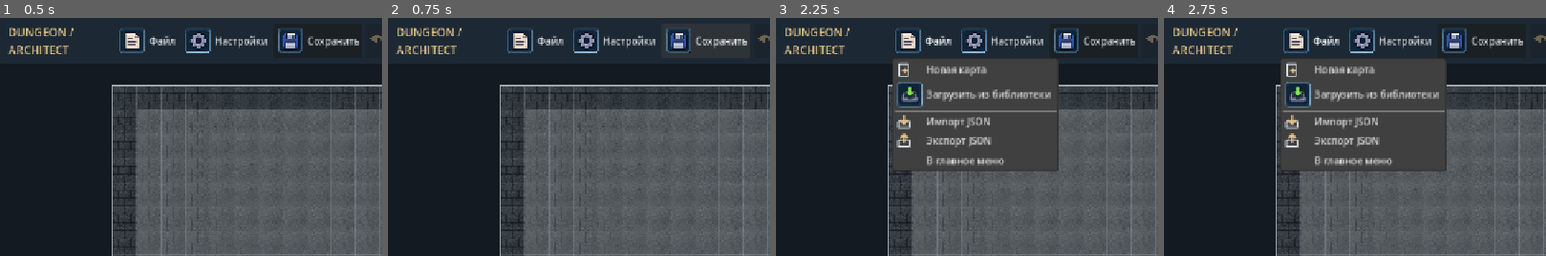
Above: before the commit, frames 1-4 (left to right).
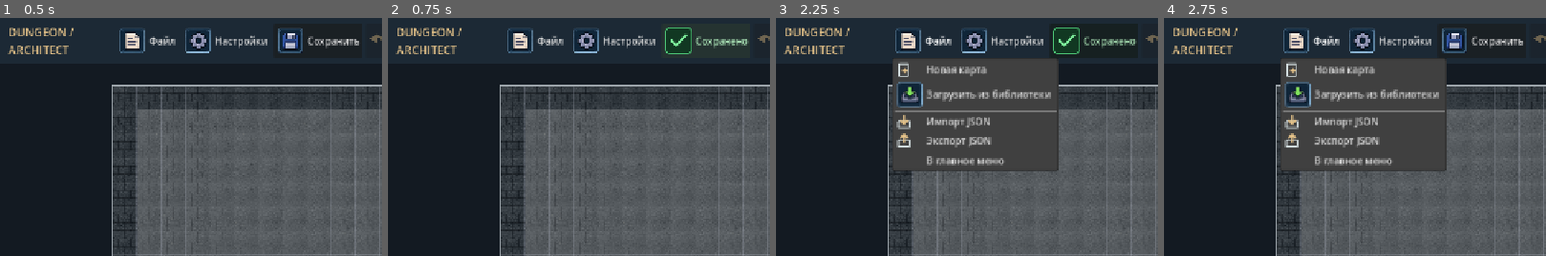
Above: after the commit, the same moments.

Repository: Warpreaktor/Dungeon-Architect
Game: Godot game, scene res://scenes/editor.tscn
The game is run twice, just before and just after one commit, with the same random seed, the same clock (stepped at 60 frames per second) and the same inputs. This scene is started directly instead of the project's main scene.
Inputs:
- Up to frame 1 (0.5 s): no input
- Up to frame 2 (0.75 s): click "Сохранить" at 0.5 s
- Up to frame 3 (2.25 s): click "Сохранить" (after the commit: "Сохранено") at 1.25 s; click "Файл" at 2 s
- Up to frame 4 (2.75 s): no input
The pictures show only the part of the screen within x 0-50%, y 0-50%; the shares and areas given below are measured in that part.

Frame 1 is identical in both runs. In frame 2, 0.9% of the frame differs, in the area x 72-95%, y 4-16%; in frame 3, 0.9%; in frame 4, nothing differs.

Commit message:
Добавлено подтверждение сохранения карты

Diff:
--- /dev/null
+++ b/assets/icons/commands/saved.svg
@@ -0,0 +1,4 @@
+<svg xmlns="http://www.w3.org/2000/svg" width="48" height="48" viewBox="0 0 48 48">
+  <rect x="2" y="2" width="44" height="44" rx="8" fill="#17382b" stroke="#68c996" stroke-width="2"/>
+  <path d="M12 24l8 8 16-17" fill="none" stroke="#a8f1c4" stroke-width="4" stroke-linecap="round" stroke-linejoin="round"/>
+</svg>
--- a/scripts/editor.gd
+++ b/scripts/editor.gd
@@ -37,6 +37,8 @@
 const MAP_SCREEN_SCENE: PackedScene = preload("res://scenes/map_screen.tscn")
 const MINI_MAP_SCENE: PackedScene = preload("res://scenes/mini_map.tscn")
 const EDITOR_SETTINGS_PATH := "user://editor_state.cfg"
+const SAVE_FEEDBACK_SECONDS := 1.25
+const SAVE_CONFIRMATION_ICON: Texture2D = preload("res://assets/icons/commands/saved.svg")
 const COMMAND_ICONS := {
 	"new": preload("res://assets/icons/commands/new.png"),
 	"save": preload("res://assets/icons/commands/save.png"),
@@ -114,6 +116,7 @@
 var _redo_stack: Array[Dictionary] = []
 var _undo_button: Button
 var _save_button: Button
+var _save_feedback_timer: Timer
 var _brand_label: Label
 var _file_menu: MenuButton
 var _settings_menu: MenuButton
@@ -323,6 +326,11 @@
 	_save_button.custom_minimum_size.y = 44
 	toolbar.add_child(_save_button)
 	_register_editor_control(_save_button)
+	_save_feedback_timer = Timer.new()
+	_save_feedback_timer.one_shot = true
+	_save_feedback_timer.wait_time = SAVE_FEEDBACK_SECONDS
+	_save_feedback_timer.timeout.connect(_clear_save_feedback)
+	add_child(_save_feedback_timer)
 
 	_undo_button = _button("", "Отменить (Ctrl+Z)", _undo_edit)
 	_set_command_icon(_undo_button, "undo")
@@ -1237,7 +1245,7 @@
 	_palette_toggle.text = "" if narrow else "Объекты"
 	_settings_menu.text = "" if get_viewport_rect().size.x < 760 else "Настройки"
 	_layers_menu.text = "" if narrow else "Слои"
-	_save_button.text = "" if get_viewport_rect().size.x < 760 else "Сохранить"
+	_refresh_save_button_caption()
 	_palette_toggle.set_pressed_no_signal(_show_palette)
 	_fit_button.visible = editing
 	_update_issues_caption()
@@ -1405,6 +1413,7 @@
 
 
 func _set_map(new_map: DungeonMap) -> void:
+	_clear_save_feedback()
 	_clear_reachability()
 	_developer_preview = null
 	map_data = new_map
@@ -1931,6 +1940,7 @@
 func _mark_dirty() -> void:
 	if is_play_mode:
 		return
+	_clear_save_feedback()
 	_schedule_reachability_refresh()
 	is_dirty = true
 	_set_status("Изменения не сохранены • Ctrl+S для сохранения")
@@ -2042,13 +2052,19 @@
 		_set_status("Ошибка записи: " + str(FileAccess.get_open_error()))
 		return false
 	file.store_string(JSON.stringify(map_data.to_dict(), "\t"))
+	file.flush()
+	var write_error: Error = file.get_error()
 	file.close()
+	if write_error != OK:
+		_set_status("Ошибка записи: " + error_string(write_error))
+		return false
 	return true
 
 
 func _save_internal() -> void:
 	if is_play_mode or standalone_game:
 		return
+	_clear_save_feedback()
 	if not _ensure_maps_dir():
 		_set_status("Не удалось создать папку карт")
 		return
@@ -2057,6 +2073,30 @@
 		is_dirty = false
 		_remember_last_map(map_data.map_id)
 		_set_status("Сохранено: " + path)
+		_show_save_feedback()
+
+
+func _refresh_save_button_caption() -> void:
+	var confirmed: bool = _save_feedback_timer != null and not _save_feedback_timer.is_stopped()
+	_save_button.text = "" if get_viewport_rect().size.x < 760 else ("Сохранено" if confirmed else "Сохранить")
+
+
+func _show_save_feedback() -> void:
+	_save_feedback_timer.start()
+	_save_button.icon = SAVE_CONFIRMATION_ICON
+	_save_button.self_modulate = Color(0.75, 1.0, 0.8)
+	_save_button.tooltip_text = "Карта сохранена"
+	_refresh_save_button_caption()
+
+
+func _clear_save_feedback() -> void:
+	if _save_button == null or _save_feedback_timer == null:
+		return
+	_save_feedback_timer.stop()
+	_set_command_icon(_save_button, "save")
+	_save_button.self_modulate = Color.WHITE
+	_save_button.tooltip_text = "Сохранить карту (Ctrl+S)"
+	_refresh_save_button_caption()
 
 
 func _show_load() -> void:
@@ -2927,6 +2967,8 @@
 
 
 func _update_mode_ui() -> void:
+	if is_play_mode or standalone_game:
+		_clear_save_feedback()
 	_editor_header.visible = not (is_play_mode or standalone_game)
 	_apply_editor_panels()
 	for control in [_file_menu, _settings_menu, _save_button, _undo_button, _redo_button, _layers_menu]:
--- /dev/null
+++ b/tests/test_editor_save_feedback.gd
@@ -0,0 +1,66 @@
+extends SceneTree
+
+
+func _initialize() -> void:
+	call_deferred("_run")
+
+
+func _run() -> void:
+	var settings_path := "user://editor_state.cfg"
+	var had_settings := FileAccess.file_exists(settings_path)
+	var original_settings := FileAccess.get_file_as_bytes(settings_path) if had_settings else PackedByteArray()
+	var maps_dir := "user://da_save_feedback_%d" % Time.get_ticks_usec()
+	var editor: Control = load("res://scenes/editor.tscn").instantiate() as Control
+	editor.set("_editor_maps_directory", maps_dir)
+	root.add_child(editor)
+	await process_frame
+	var dungeon: DungeonMap = DungeonMap.create_blank(8, 8)
+	editor.call("_set_map", dungeon)
+	var button: Button = editor.get("_save_button") as Button
+	var timer: Timer = editor.get("_save_feedback_timer") as Timer
+	var normal_icon: Texture2D = button.icon
+	var normal_text: String = button.text
+	var path: String = maps_dir.path_join(dungeon.map_id + ".json")
+	editor.call("_mark_dirty")
+	button.pressed.emit()
+	assert(FileAccess.file_exists(path))
+	assert(not editor.get("is_dirty") and not timer.is_stopped())
+	assert(button.icon != normal_icon and button.self_modulate != Color.WHITE)
+	assert(button.text == ("Сохранено" if not normal_text.is_empty() else ""))
+	editor.call("_apply_editor_panels")
+	assert(button.text == ("Сохранено" if not normal_text.is_empty() else ""))
+	button.pressed.emit()
+	assert(not timer.is_stopped() and timer.time_left > 0.0)
+	await timer.timeout
+	assert(timer.is_stopped() and button.icon == normal_icon and button.text == normal_text)
+	assert(button.self_modulate == Color.WHITE)
+
+	button.pressed.emit()
+	editor.call("_mark_dirty")
+	assert(timer.is_stopped() and button.icon == normal_icon)
+	assert(editor.get("is_dirty"))
+	button.pressed.emit()
+	editor.call("_set_map", DungeonMap.create_blank(8, 8))
+	assert(timer.is_stopped() and button.icon == normal_icon)
+
+	var current: DungeonMap = editor.get("map_data") as DungeonMap
+	var blocked_path: String = maps_dir.path_join(current.map_id + ".json")
+	assert(DirAccess.make_dir_recursive_absolute(blocked_path) == OK)
+	editor.call("_mark_dirty")
+	button.pressed.emit()
+	assert(editor.get("is_dirty"))
+	assert(timer.is_stopped() and button.icon == normal_icon)
+	editor.queue_free()
+	await process_frame
+	DirAccess.remove_absolute(blocked_path)
+	DirAccess.remove_absolute(path)
+	DirAccess.remove_absolute(maps_dir)
+	if had_settings:
+		var file := FileAccess.open(settings_path, FileAccess.WRITE)
+		assert(file != null)
+		file.store_buffer(original_settings)
+		file.close()
+	elif FileAccess.file_exists(settings_path):
+		DirAccess.remove_absolute(settings_path)
+	print("Editor save feedback: success, repeated save, reset and failure OK")
+	quit()
Not shown, added: assets/icons/traps/stone_slab.png.import
Not shown, changed: tests/group_suite.txt
Not shown, added: tests/test_stone_slab_placement.gd.uid
Not shown, added: tests/test_stone_slab_reaction.gd.uid
Not shown, added: tests/test_stone_slab_visuals.gd.uid
